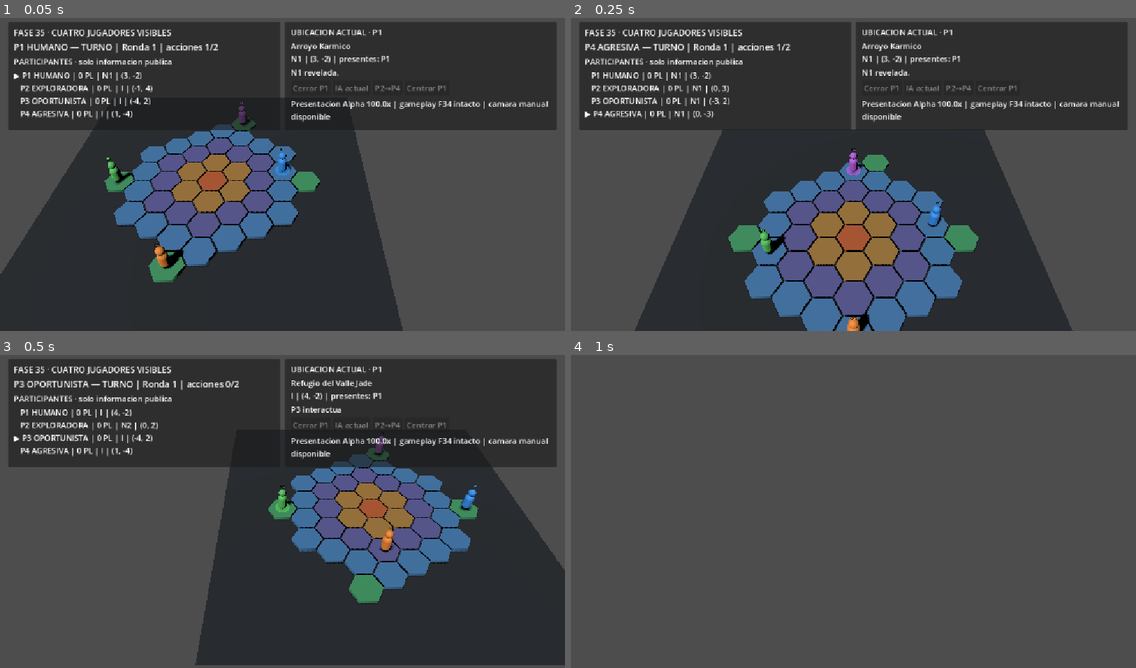
Above: before the commit, frames 1-4 (two rows, left to right).
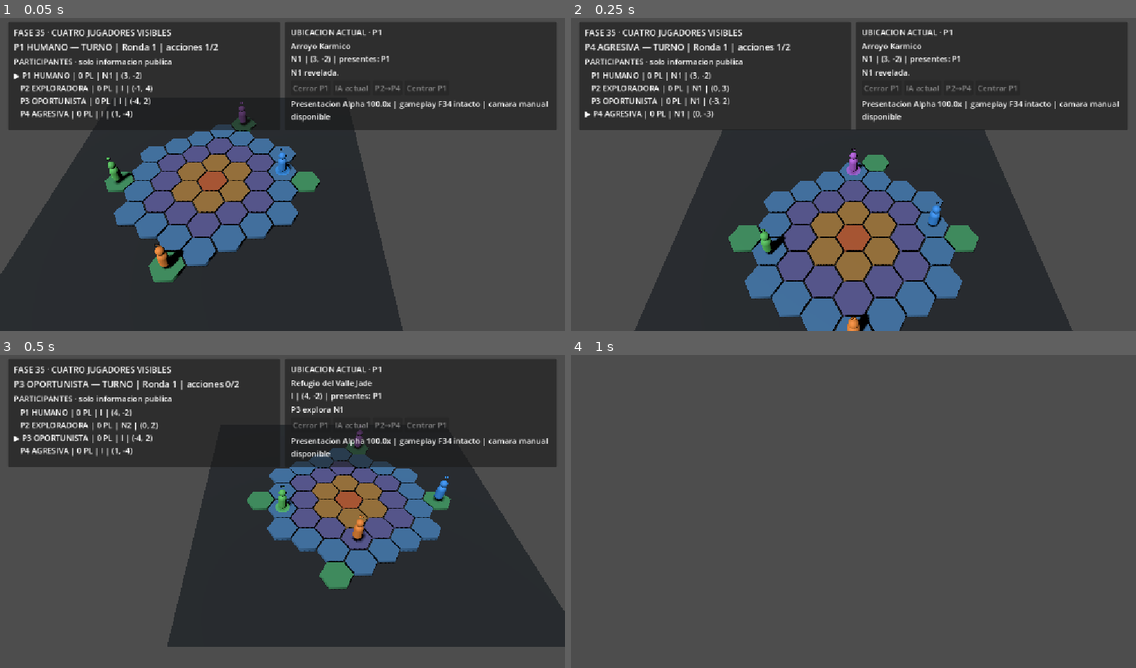
Above: after the commit, the same moments.

Repository: axenoban/Karmany-monsta
Game: Godot game, scene res://tests/phase_35_four_player_visual_test.tscn
Two runs of this game, one before a commit and one after it. Both use one fixed random seed, a clock stepped at 60 frames per second and the inputs below. This scene is started directly instead of the project's main scene.
Inputs (mouse positions are in pixels of both pictures, inside the frame that each line leads up to):
- Up to frame 1 (0.05 s): no input
- Up to frame 2 (0.25 s): no input
- Up to frame 3 (0.5 s): no input
- Up to frame 4 (1 s): tap Enter at 0.5 s; move the mouse to (977, 492) at 0.52 s; hold D from 0.53 s (still down); tap M at 0.6 s; click (977, 492) at 0.67 s

Frames 1-2 are identical in both runs. In frame 3, 17% of the frame differs, in the area x 29-100%, y 16-100%; in frame 4, nothing differs.

Commit message:
feat: expose AI decision diagnostics for phase 36

Diff:
--- a/scripts/ai/multi_ai_match_controller.gd
+++ b/scripts/ai/multi_ai_match_controller.gd
@@ -16,6 +16,10 @@
 	action_label: String,
 	success: bool,
 	actions_remaining: int
+)
+signal ai_decision_diagnostic(
+	player_id: StringName,
+	diagnostic: Dictionary
 )
 signal ai_turn_finished(
 	player_id: StringName,
@@ -41,6 +45,7 @@
 var configured: bool = false
 
 var last_turn_executions: Array[KarmanyAiExecutionResult] = []
+var last_turn_diagnostics: Array[Dictionary] = []
 var last_turn_player_id: StringName = &""
 var last_turn_had_budget_relinquish: bool = false
 var last_turn_decision_attempts: int = 0
@@ -51,7 +56,7 @@
 	p_local_session: KarmanyLocalMultiplayerSession,
 	p_coordinator: KarmanyMatchCoordinator,
 	p_human_player_id: StringName,
-	match_seed: int
+	seed_value: int
 ) -> bool:
 	if p_local_session == null or not p_local_session.configured:
 		return false
@@ -84,7 +89,7 @@
 		controller_types[player.player_id] = KarmanyPlayerControllerType.Kind.AI
 		var profile_type: int = _profile_for_ai_ordinal(ai_ordinal)
 		var controller := KarmanyAiTurnController.new()
-		var ai_seed: int = _derive_ai_seed(match_seed, ai_ordinal)
+		var ai_seed: int = _derive_ai_seed(seed_value, ai_ordinal)
 		if not controller.configure(profile_type, ai_seed):
 			return false
 		ai_controllers[player.player_id] = controller
@@ -97,47 +102,27 @@
 
 
 func get_controller_kind(player_id: StringName) -> int:
-	return int(
-		controller_types.get(
-			player_id,
-			-1
-		)
-	)
+	return int(controller_types.get(player_id, -1))
 
 
 func is_human_player(player_id: StringName) -> bool:
-	return (
-		configured
-		and get_controller_kind(player_id)
-		== KarmanyPlayerControllerType.Kind.HUMAN
-	)
+	return configured and get_controller_kind(player_id) == KarmanyPlayerControllerType.Kind.HUMAN
 
 
 func is_ai_player(player_id: StringName) -> bool:
-	return (
-		configured
-		and get_controller_kind(player_id)
-		== KarmanyPlayerControllerType.Kind.AI
-	)
+	return configured and get_controller_kind(player_id) == KarmanyPlayerControllerType.Kind.AI
 
 
 func get_ai_controller_count() -> int:
 	return ai_controllers.size()
 
 
-func get_ai_controller(
-	player_id: StringName
-) -> KarmanyAiTurnController:
+func get_ai_controller(player_id: StringName) -> KarmanyAiTurnController:
 	return ai_controllers.get(player_id, null) as KarmanyAiTurnController
 
 
 func get_ai_profile_type(player_id: StringName) -> int:
-	return int(
-		ai_profile_types.get(
-			player_id,
-			-1
-		)
-	)
+	return int(ai_profile_types.get(player_id, -1))
 
 
 func get_ai_profile_name(player_id: StringName) -> String:
@@ -197,6 +182,8 @@
 			attempt_count += 1
 			last_turn_decision_attempts += 1
 
+			# Se regeneran y reevalúan todas las acciones después de cada acción
+			# exitosa. Recursos, posición y utilidad marginal ya pueden cambiar.
 			var legal_actions := KarmanyAiLegalActionGenerator.build_legal_actions(
 				coordinator,
 				player
@@ -218,6 +205,9 @@
 				last_block_reason = "La IA no pudo seleccionar una accion legal."
 				break
 
+			var score_breakdown: Dictionary = controller.brain.get_score_breakdown(choice)
+			var resources_before: Dictionary = player.get_resource_snapshot()
+			var coord_before: Vector2i = player.current_coord
 			controller.last_choice_label = choice.debug_label
 			ai_action_chosen.emit(
 				player.player_id,
@@ -231,19 +221,39 @@
 				choice
 			)
 			last_turn_executions.append(execution)
+			var was_executed: bool = execution != null and execution.was_executed()
+			if was_executed:
+				controller.brain.record_executed_action(choice)
+
+			var diagnostic: Dictionary = {
+				"action_label": choice.debug_label,
+				"action_type": choice.action_type,
+				"score": float(score_breakdown.get("final_score", -INF)),
+				"base_profile_score": float(score_breakdown.get("base_profile_score", -INF)),
+				"repetition_penalty": float(score_breakdown.get("repetition_penalty", 0.0)),
+				"repeat_streak_before": int(score_breakdown.get("repeat_streak", 0)),
+				"resources_before": resources_before,
+				"resources_after": player.get_resource_snapshot(),
+				"coord_before": coord_before,
+				"coord_after": player.current_coord,
+				"resource_utility": choice.payload.get("resource_utility", {}),
+				"success": was_executed
+			}
+			last_turn_diagnostics.append(diagnostic)
+			ai_decision_diagnostic.emit(player.player_id, diagnostic.duplicate(true))
 			ai_action_executed.emit(
 				player.player_id,
 				choice.debug_label,
-				execution.was_executed(),
+				was_executed,
 				turn_manager.actions_remaining
 			)
 
-			if execution.was_executed():
+			if was_executed:
 				action_executed = true
 				break
 
 			excluded_labels[choice.debug_label] = true
-			last_block_reason = execution.message
+			last_block_reason = execution.message if execution != null else "Ejecucion IA nula."
 
 		if action_executed:
 			continue
@@ -260,15 +270,9 @@
 		and turn_manager.get_active_player() == player
 		and turn_manager.actions_remaining == 0
 	):
-		# Reutiliza el cierre de turno del controlador IA existente. Con cero
-		# acciones, play_turn no decide nada: solo resuelve descartes pendientes
-		# y delega el fin de turno al coordinador/TurnManager.
-		controller.play_turn(
-			coordinator,
-			player,
-			Callable(),
-			true
-		)
+		# Con cero acciones play_turn no decide nada: solo resuelve descartes
+		# pendientes y delega el fin de turno al coordinador/TurnManager.
+		controller.play_turn(coordinator, player, Callable(), true)
 
 	var turn_finished: bool = (
 		not turn_manager.is_running
@@ -277,11 +281,7 @@
 	if not turn_finished:
 		return false
 
-	ai_turn_finished.emit(
-		player.player_id,
-		profile_name,
-		turn_round
-	)
+	ai_turn_finished.emit(player.player_id, profile_name, turn_round)
 	return true
 
 
@@ -312,9 +312,7 @@
 	return coordinator.is_finished
 
 
-func _relinquish_unusable_action_budget(
-	player: KarmanyPlayerState
-) -> bool:
+func _relinquish_unusable_action_budget(player: KarmanyPlayerState) -> bool:
 	if player == null or coordinator == null or coordinator.turn_manager == null:
 		return false
 	var turn_manager := coordinator.turn_manager
@@ -325,10 +323,7 @@
 		and turn_manager.get_active_player() == player
 		and turn_manager.actions_remaining > 0
 	):
-		if not turn_manager.spend_action_for(
-			AI_NO_LEGAL_ACTION_BUDGET_ID,
-			1
-		):
+		if not turn_manager.spend_action_for(AI_NO_LEGAL_ACTION_BUDGET_ID, 1):
 			return false
 	return true
 
@@ -344,11 +339,8 @@
 	return KarmanyAiProfile.ProfileType.OPPORTUNIST
 
 
-func _derive_ai_seed(
-	match_seed: int,
-	ai_ordinal: int
-) -> int:
-	var base_seed: int = absi(match_seed)
+func _derive_ai_seed(seed_value: int, ai_ordinal: int) -> int:
+	var base_seed: int = absi(seed_value)
 	if base_seed == 0:
 		base_seed = 1
 	return base_seed + (ai_ordinal + 1) * 1009
@@ -356,6 +348,7 @@
 
 func _clear_last_turn_state() -> void:
 	last_turn_executions.clear()
+	last_turn_diagnostics.clear()
 	last_turn_player_id = &""
 	last_turn_had_budget_relinquish = false
 	last_turn_decision_attempts = 0
